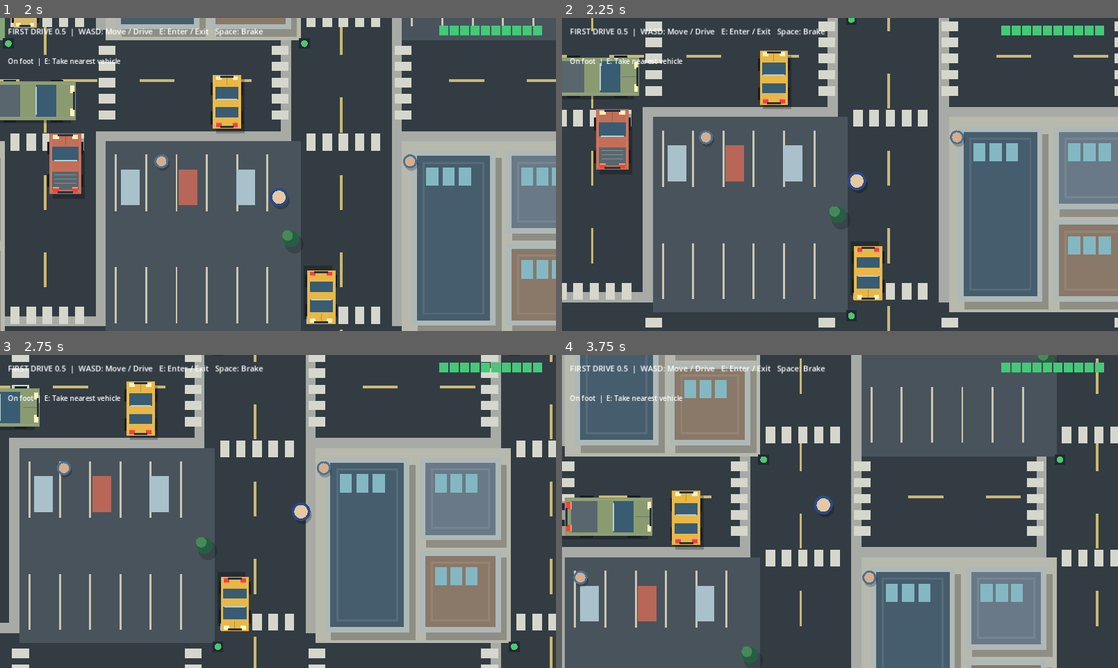
Above: before the commit, frames 1-4 (two rows, left to right).
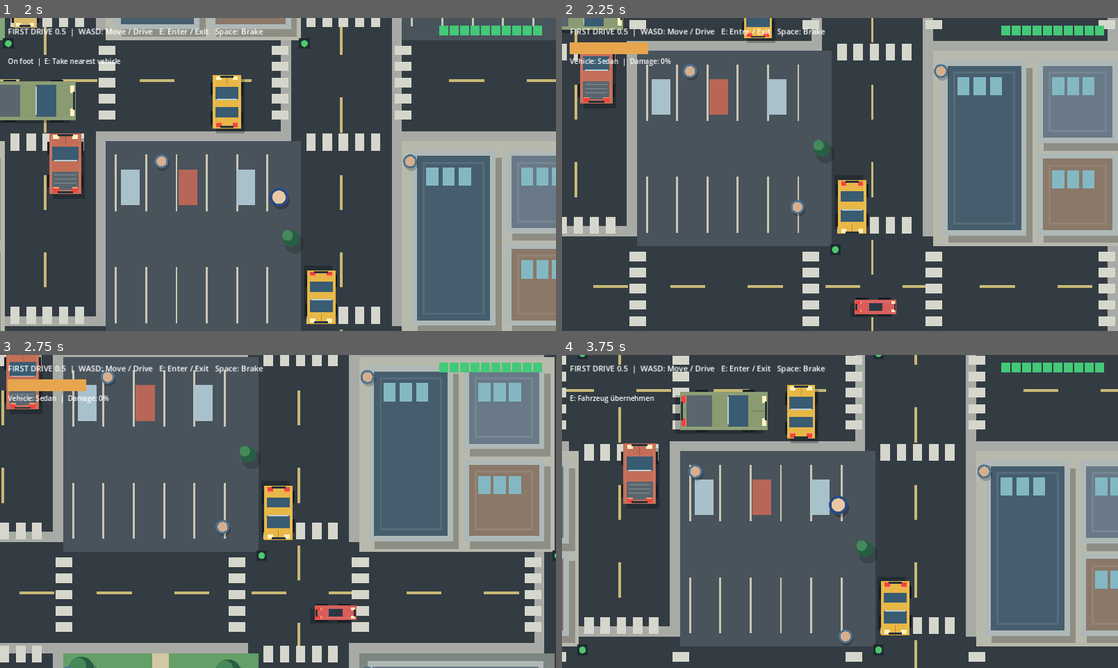
Above: after the commit, the same moments.

Repository: Joe-Petts/gta
Game: Godot game, scene res://scenes/main.tscn
Two runs of this game, one before a commit and one after it. Both use one fixed random seed, a clock stepped at 60 frames per second and the inputs below.
Inputs:
- Up to frame 1 (2 s): hold Right (ui_right) 0.53-1.28 s; hold E 0.53-1.28 s; tap Space at 0.77, 1.52 s; hold Down (ui_down) from 1.28 s (still down); tap E at 1.35 s
- Up to frame 2 (2.25 s): release Down (ui_down) at 2.03 s; hold Right (ui_right) from 2.03 s (still down); hold E from 2.03 s (still down)
- Up to frame 3 (2.75 s): keep holding Right (ui_right); keep holding E
- Up to frame 4 (3.75 s): release Right (ui_right) at 2.78 s; release E at 2.78 s; hold Up (ui_up) 2.78-3.53 s; tap E at 2.85 s; tap Space at 3.02 s; hold Left (ui_left) from 3.53 s (still down); hold E from 3.53 s (still down)

Frame 1 is identical in both runs. In frame 2, 58% of the frame differs, in the area x 0-100%, y 0-100%; in frame 3, 75%; in frame 4, 80%.

Commit message:
Make occupied vehicle entry reachable by stopping nearby traffic and showing E prompt

Diff:
--- a/scripts/main.gd
+++ b/scripts/main.gd
@@ -232,6 +232,9 @@
         var axis := pos.x if absf(dir.x) > 0.5 else pos.y
         var heading := dir.x if absf(dir.x) > 0.5 else dir.y
         var stop := false
+        # Slow traffic near a pedestrian so the E interaction is achievable.
+        if not driving and pos.distance_to(player) < 155.0:
+            stop = true
         if red:
             for n in range(-3, 4):
                 var d := (float(n) * BLOCK - axis) * heading
@@ -358,18 +361,18 @@
             var source := ""
             var index := -1
             var d := player.distance_to(car)
-            if d < nearest:
+            if d < 80.0:
                 nearest = d
                 source = "own"
             for i in range(parked.size()):
                 d = player.distance_to(parked[i]["pos"])
-                if d < nearest:
+                if d < nearest and d < 115.0:
                     nearest = d
                     source = "parked"
                     index = i
             for i in range(traffic.size()):
                 d = player.distance_to(traffic[i]["pos"])
-                if d < nearest and d < _vehicle_radius(int(traffic[i]["kind"])) + 75.0:
+                if d < nearest and d < 155.0:
                     nearest = d
                     source = "traffic"
                     index = i
@@ -413,6 +416,14 @@
     for i in range(health_tiles.get_child_count()):
         var tile: ColorRect = health_tiles.get_child(i)
         tile.color = Color("43c978") if health > float(i) * 10.0 else Color("d95454")
+    if not driving:
+        var nearest_car := 999999.0
+        for item in traffic:
+            nearest_car = minf(nearest_car, player.distance_to(item["pos"]))
+        for item in parked:
+            nearest_car = minf(nearest_car, player.distance_to(item["pos"]))
+        if nearest_car < 155.0:
+            status_label.text = "E: Fahrzeug übernehmen"
     if wanted > 0:
         status_label.text += "  |  WANTED: POLICE"
     queue_redraw()
